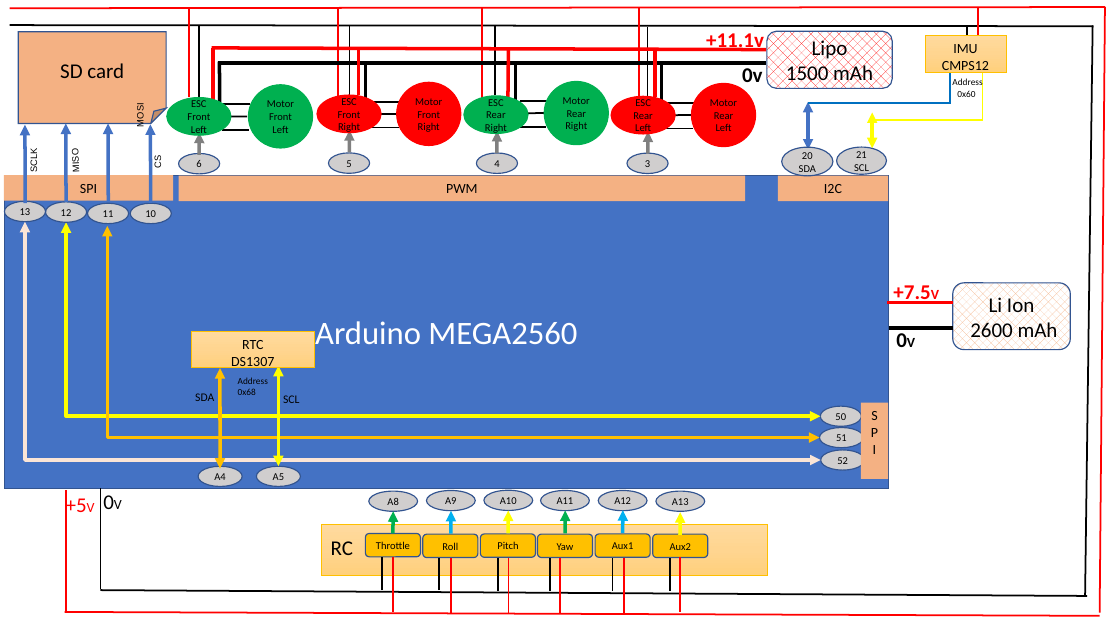
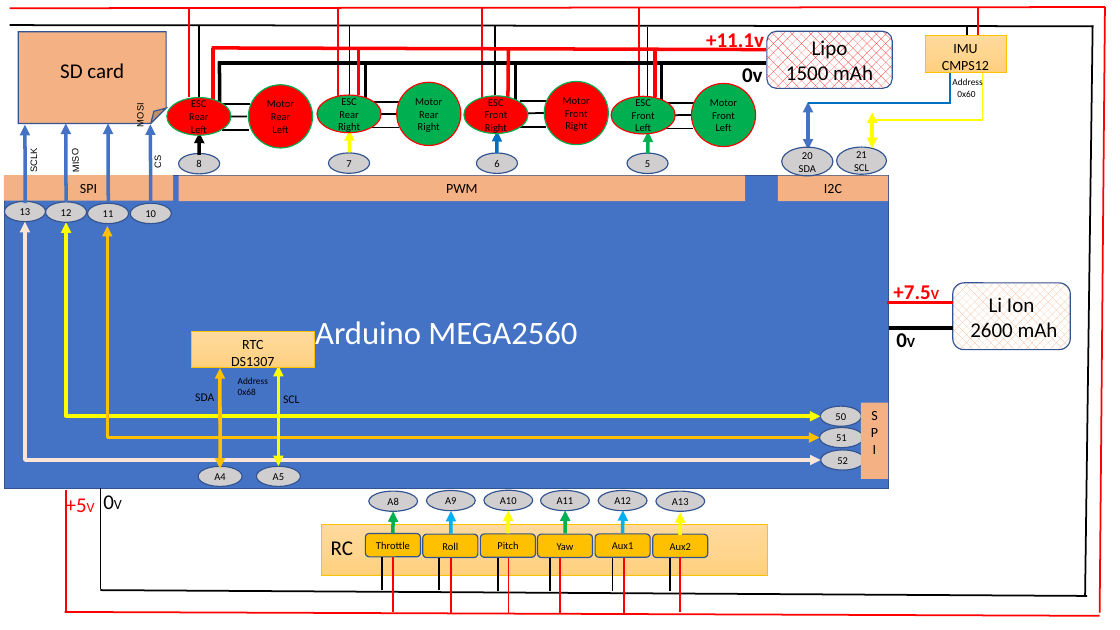
Before and after one commit to RobotEdh/RobotMicroControl, a slide deck: slide 1 of libraries/Diagramm Drone.pptx. Drawn at 1120x630 pixels with LibreOffice and Linux fonts; fonts in the diff are those of the drawing. Boxes give left, top, right and bottom in pixels: in the first picture for what was removed or moved away, otherwise in the second. Text is boxed around its words. In the diff, an @@ line names an element or a change of style, - is before the commit and + after.

```diff
--- a/libraries/Diagramm Drone.pptx
+++ b/libraries/Diagramm Drone.pptx
@@ fill #00B050 to #FF0000 in 4 elements at <box>167,97,231,135</box>, <box>464,96,528,134</box>, <box>544,82,608,145</box>, <box>249,85,313,148</box> @@
@@ fill #FF0000 to #00B050 in 4 elements at <box>317,95,381,133</box>, <box>611,97,675,134</box>, <box>691,83,755,146</box>, <box>397,82,460,145</box> @@
@@ text in ellipse at <box>189,113,208,136</box>: text changed @@
-Front Left
+Rear Left
@@ text in ellipse at <box>271,113,290,133</box>: text changed @@
-Front Left
+Rear Left
@@ text in ellipse at <box>338,111,360,134</box>: text changed @@
-Front Right
+Rear Right
@@ text in ellipse at <box>418,111,440,132</box>: text changed @@
-Front Right
+Rear Right
@@ text in ellipse at <box>485,111,508,134</box>: text changed @@
-Rear Right
+Front Right
@@ text in ellipse at <box>565,110,588,131</box>: text changed @@
-Rear Right
+Front Right
@@ text in ellipse at <box>632,112,655,135</box>: text changed @@
-Rear Left
+Front Left
@@ text in ellipse at <box>712,112,735,131</box>: text changed @@
-Rear Left
+Front Left
@@ arrow (199, 155) - (199, 133): stroke #808080 3 pt to #000000 3 pt @@
@@ arrow (350, 152) - (350, 130): stroke #808080 3 pt to #FFFF00 3 pt @@
@@ arrow (497, 153) - (497, 131): stroke #808080 3 pt to #0070C0 3 pt @@
@@ arrow (648, 154) - (649, 132): stroke #808080 3 pt to #00B050 3 pt @@
@@ text in ellipse at <box>494,160,499,167</box>: text changed @@
-4
+6
```
Also in this commit, not shown: 1 other slide changed, 3 other files.
